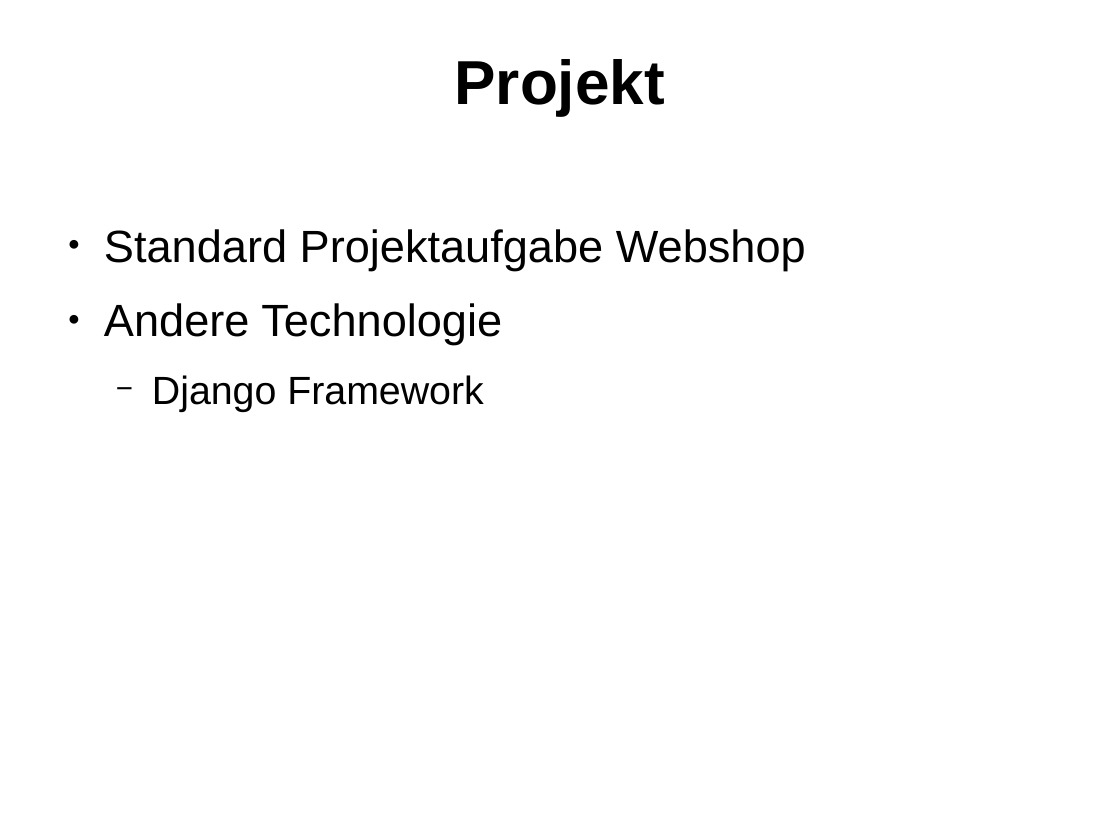
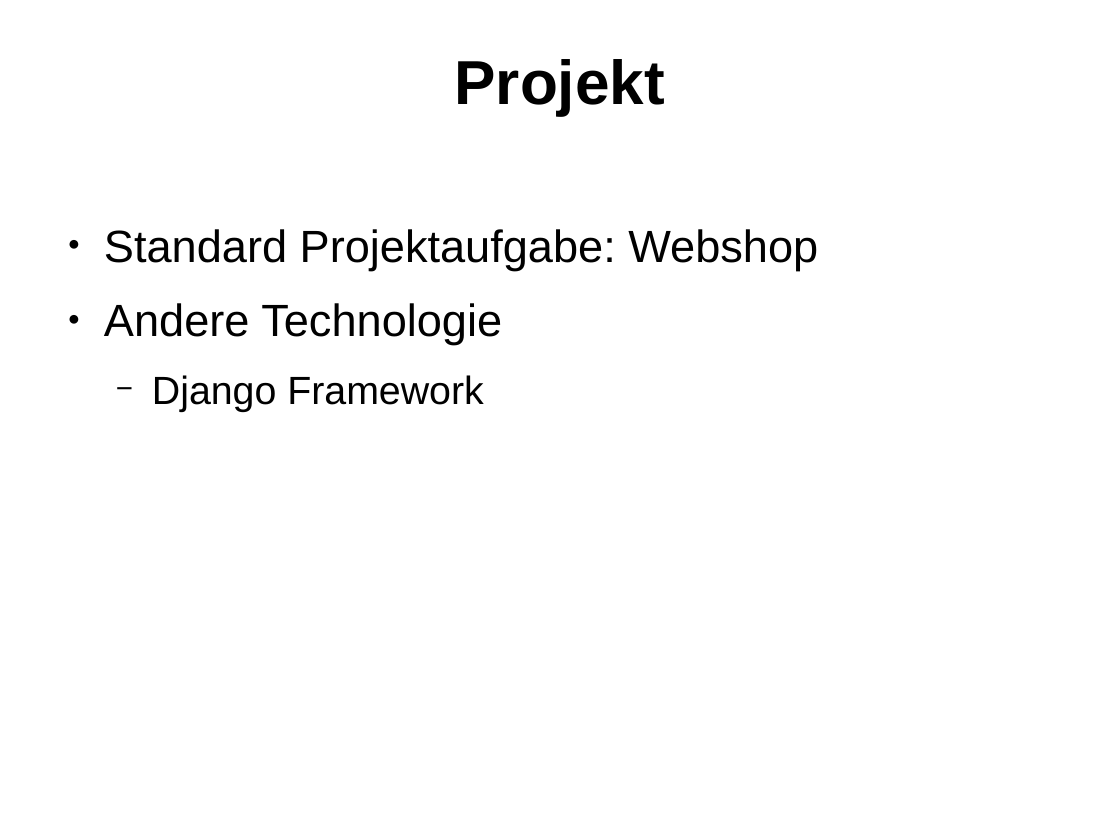
Before and after one commit to barta3/ch.bfh.bti7054.w2013.p.FashionShop, a slide deck: slide 2 of doc/Project_presentation_class.odp. Drawn at 1120x840 pixels with LibreOffice and Linux fonts; fonts in the diff are those of the drawing; background and template pictures are left out. Boxes give left, top, right and bottom in pixels: in the first picture for what was removed or moved away, otherwise in the second. Text is boxed around its words. In the diff, an @@ line names an element or a change of style, - is before the commit and + after.

```diff
--- a/doc/Project_presentation_class.odp
+++ b/doc/Project_presentation_class.odp
@@ text at [104, 229, 818, 270]: text changed @@
-● Standard Projektaufgabe Webshop
+● Standard Projektaufgabe: Webshop
```
Also in this commit, not shown: 1 other slide changed, 1 other file.
